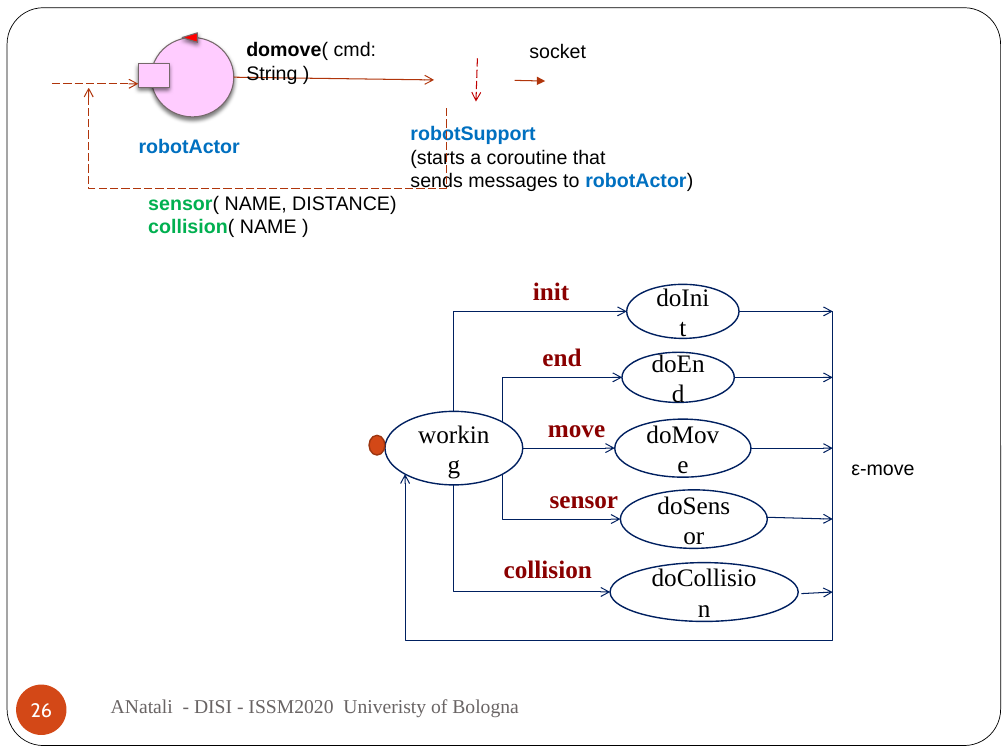
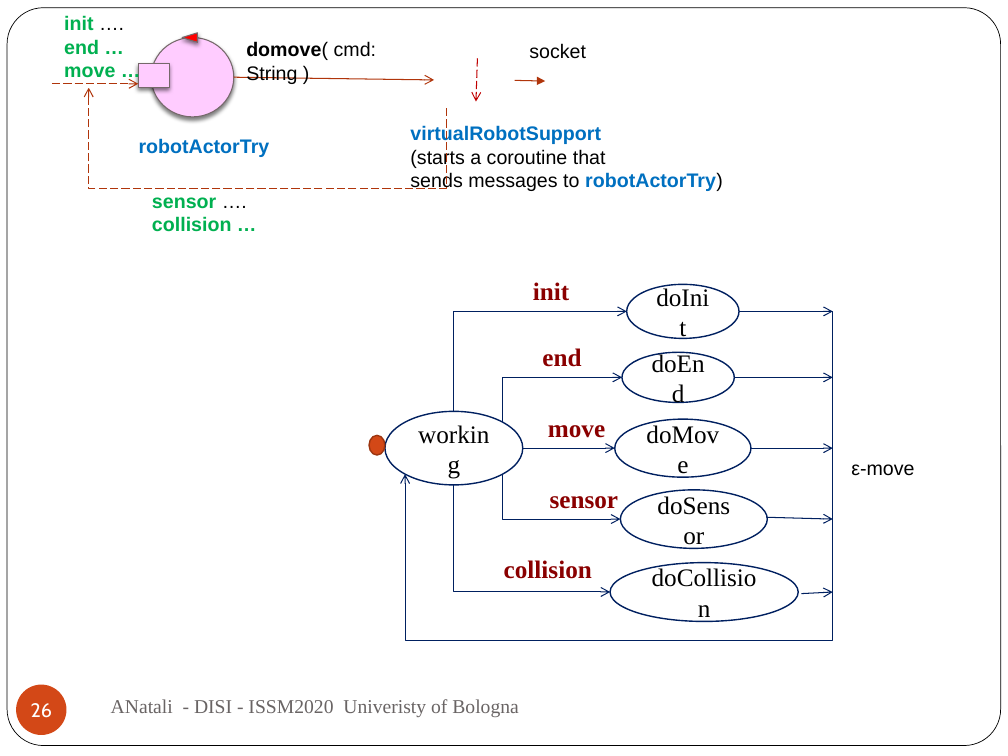
Before and after one commit to anatali/iss2020LabBo, a slide deck: slide 26 of it.unibo.issLabStart/userDocs/ISSM2020.pptx. Drawn at 1008x756 pixels with LibreOffice and Linux fonts; fonts in the diff are those of the drawing; background and template pictures are left out. Boxes give left, top, right and bottom in pixels: in the first picture for what was removed or moved away, otherwise in the second. Text is boxed around its words. In the diff, an @@ line names an element or a change of style, - is before the commit and + after.

Commit message:
robot actor message driven

```diff
--- a/it.unibo.issLabStart/userDocs/ISSM2020.pptx
+++ b/it.unibo.issLabStart/userDocs/ISSM2020.pptx
@@ text added at <box>64,15,115,78</box>, 14 pt, text #00B050, bold @@
+init ….
+end …
+move …
@@ text at <box>139,138,270,157</box>: text changed @@
-robotActor
+robotActorTry
@@ text at <box>410,125,601,145</box>: text changed @@
-robotSupport
+virtualRobotSupport
@@ text at <box>410,172,723,191</box>: text changed @@
-sends messages to robotActor)
+sends messages to robotActorTry)
@@ text at <box>152,197,232,232</box>: text changed; text colour #000000 to #00B050; bold on @@
-sensor( NAME, DISTANCE)
-collision( NAME )
+sensor ….
+collision …
```
Also in this commit, not shown: 1 other slide changed, 1 slide added, 9 other files.
